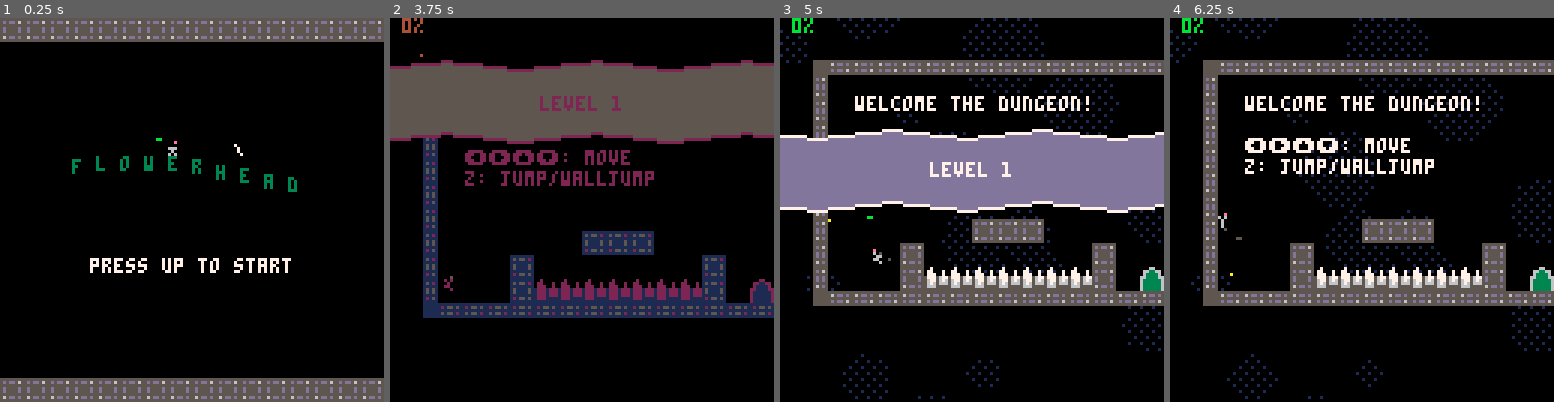
Above: before the commit, frames 1-4 (left to right).
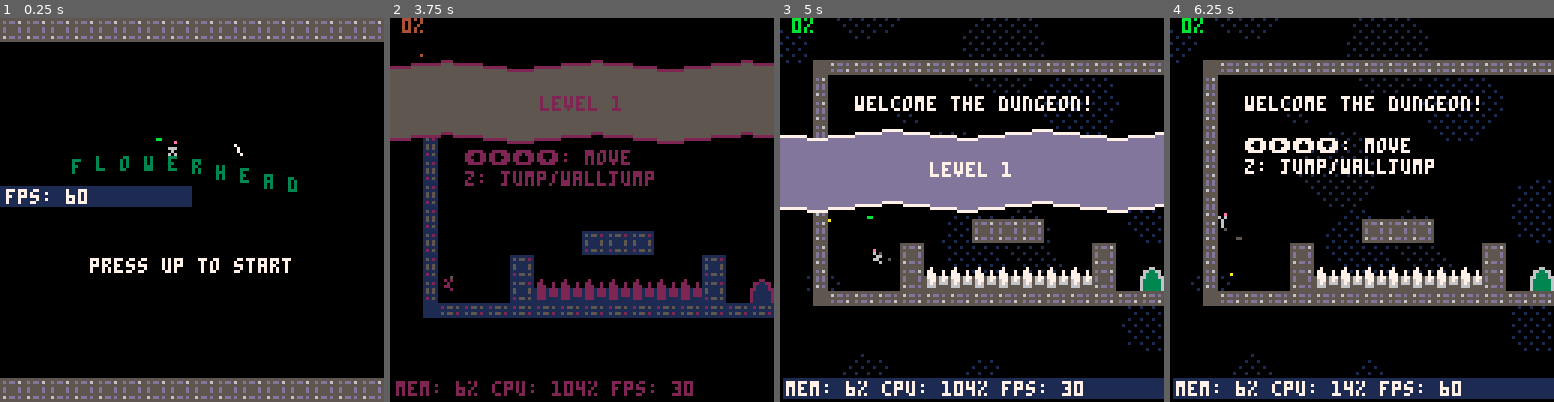
Above: after the commit, the same moments.

Repository: charlietran/flowerhead
Game: PICO-8 cartridge flowerhead.p8
Same seed, same stepped clock (60 frames per second), same inputs: the game is played once before the commit and once after it.
Inputs:
- Up to frame 1 (0.25 s): no input
- Up to frame 2 (3.75 s): tap O (Z key) at 0.33, 0.7, 1.43, 2.22, 3.1 s; tap X (X key) at 1.07, 2.07, 2.4, 2.73, 3.07, 3.4, 3.73 s; hold Left 1.97-2.37 s; hold Right 2.87-3.53 s; hold Up from 3.58 s (still down)
- Up to frame 3 (5 s): tap O (Z key) at 3.98, 4.87 s; tap X (X key) at 4.07, 4.4, 4.73 s; release Up at 4.08 s; hold Right 4.13-4.53 s
- Up to frame 4 (6.25 s): tap X (X key) every 0.33 s from 5.07 to 6.07 s; hold Left 5.13-5.8 s; tap O (Z key) at 5.75 s; hold Up 5.85-6.18 s; hold Left from 6.23 s (still down)

The runs differ from the first frame. In frame 1, 2.7% of the frame differs, in the area x 0-50%, y 43-50%; in frame 2, 1.0%; in frame 3, 5.3%; in frame 4, 5.3%, in the area x 0-100%, y 93-100%.

Commit message:
Change tile appearance when fully planted

Diff:
--- a/flowerhead.p8
+++ b/flowerhead.p8
@@ -10,7 +10,7 @@
 -- levels, diff progression
 -- enemies
 
-debug=false
+debug=true
 
 function _init()
 	-- how many pixels per frame
@@ -1090,8 +1090,8 @@
 
 function iswall(tile)
  --we know our tile sprites
- --our stored in slots 1-7
- return tile>=1 and tile<=7
+ --our stored in slots 1-10
+ return tile>=1 and tile<=15
 end
 
 function is_spike(tile)
@@ -1143,10 +1143,11 @@
 --grass objects-----------------
 --------------------------------
 grasses={
-	map={},
-	t=0,
-	anim=0,
-	sp=16
+  map={},
+  tiles={},
+  t=0,
+  anim=0,
+  sp=16
 }
 
 function grasses.update(g)
@@ -1172,8 +1173,8 @@
 end
 
 function grasses.plant(x,y)
-	local x=flr(x)
-	local y=flr(y)
+	local x,cx=flr(x),flr(x/8)
+	local y,cy=flr(y),flr(y/8)
 	-- start a new grass map row
 	-- if necessary
 	grasses.map[y]=grasses.map[y] or {}
@@ -1182,15 +1183,26 @@
 	if(grasses.map[y][x]) return false
 
 	local tile1,tile2
-	tile1=mget(x/8,y/8)
-	tile2=mget(x/8,(y+2)/8)
+	tile1=mget(cx,cy)
+	tile2=mget(cx,cy+1)
 
 	-- insert one of four possible
 	-- flower types
 	if is_plantable(tile1,tile2) then
 		levels.current.planted+=1
 		grasses.map[y][x]=flr(rnd(4))
-	end
+    grasses.updatetile(cx,cy+1)
+	end
+end
+
+function grasses.updatetile(cx,cy)
+  grasses.tiles[cy]=grasses.tiles[cy] or {}
+  grasses.tiles[cy][cx]=grasses.tiles[cy][cx] or 0
+  grasses.tiles[cy][cx]+=1
+  if grasses.tiles[cy][cx]==8 then
+    ot=mget(cx,cy)
+    mset(cx,cy,ot+9)
+  end
 end
 
 function is_plantable(tile1,tile2)
@@ -1639,14 +1651,14 @@
 end
 
 __gfx__
-00000000555555550005555555555555555550000000000055555000000555550000000000000000000000000000000000000000000000000000000000000000
-000000005d5dd5650005d565565dd5d55d5650000000000055555000000555550000000000000000000000000000000000000000000000000000000000000000
-00700700555555550005555555555555555550000000000055555000000555550000000000000000000000000000000000000000000000000000000000000000
-000770005d5555d50005d5d55d5dd5655d5d50005555555555555000000555550005555555555000000000000000000000000000000000000000000000000000
-000770005d5555d50005d5d5555555555d5d5000565dd5d555555000000555550005555555555000000000000000000000000000000000000000000000000000
-00700700555555550005555500000000555550005555555500000000000000000005555555555000000000000000000000000000000000000000000000000000
-00000000565dd5d5000565d500000000565d50005d5dd56500000000000000000005555555555000000000000000000000000000000000000000000000000000
-00000000555555550005555500000000555550005555555500000000000000000005555555555000000000000000000000000000000000000000000000000000
+00000000555555550005555555555555555550000000000055555000000555550000000000000000333333330000000033333333000000000000000000000000
+000000005d5dd5650005d565565dd5d55d5650000000000055555000000555550000000000000000333333330000000033333333000000000000000000000000
+00700700555555550005555555555555555550000000000055555000000555550000000000000000333333330000000035535333000000000000000000000000
+000770005d5555d50005d5d55d5dd5655d5d5000555555555555500000055555000555555555500033333333000000003d5dd535000000000000000000000000
+000770005d5555d50005d5d5555555555d5d5000565dd5d555555000000555550005555555555000333335330000000055555555000000000000000000000000
+00700700555555550005555500000000555550005555555500000000000000000005555555555000335535350000000000000000000000000000000000000000
+00000000565dd5d5000565d500000000565d50005d5dd56500000000000000000005555555555000535dd5d50000000000000000000000000000000000000000
+00000000555555550005555500000000555550005555555500000000000000000005555555555000555555550000000000000000000000000000000000000000
 0300700800a0000000b0000008888888000100000111000000000010000000000000000000000000000000000000000000000000000000000000000000000000
 0b00300b0030000004004b0408888888000110000101100000000110000000000000000000000000000000000000000000000000000000000000000000000000
 300700800a00000000000000b8888888000010000110100000001100111000000000000000000000000000000000000000000000000000000000000000000000
@@ -1655,14 +1667,14 @@
 0b00300b003000000b0b000008888888111110100001100000001110010110000000000000000000000000000000000000000000000000000000000000000000
 0000000000000000b000b00008888888001100000011110000001100001111000000000000000000000000000000000000000000000000000000000000000000
 00000000000000000400400008888888011111100111111000011110011111100000000000000000000000000000000000000000000000000000000000000000
-ddddddddcd1d1d1c0000000000666600000660000000000000000000000000000000000000000000000000000000000000000000000000000000000000000000
-ddddddddd11111118888888806666660066336600000000000000000000000000000000000000000000000000000000000000000000000000000000000000000
-dddddddd1111111d8888888806444460063333600000000000000000000000000000000000000000000000000000000000000000000000000000000000000000
-ddddddddd11111118888888866444466663333660000000000000000000000000000000000000000000000000000000000000000000000000000000000000000
-dddddddd1111111d8888888864444446633333360000000000000000000000000000000000000000000000000000000000000000000000000000000000000000
-ddddddddd11111118888888864444a46633333360000000000000000000000000000000000000000000000000000000000000000000000000000000000000000
-dddddddd1111111d8888888864444446633333360000000000000000000000000000000000000000000000000000000000000000000000000000000000000000
-ddddddddc1d1d1dc8888888864444446633333360000000000000000000000000000000000000000000000000000000000000000000000000000000000000000
+dddddddd33b3333b0000000000666600000660000000000000000000000000000000000000000000000000000000000000000000000000000000000000000000
+dddddddd33333b338888888806666660066336600000000000000000000000000000000000000000000000000000000000000000000000000000000000000000
+dddddddd3b33b3338888888806444460063333600000000000000000000000000000000000000000000000000000000000000000000000000000000000000000
+dddddddd3d3333338888888866444466663333660000000000000000000000000000000000000000000000000000000000000000000000000000000000000000
+dddddddd5d3535d38888888864444446633333360000000000000000000000000000000000000000000000000000000000000000000000000000000000000000
+dddddddd553555558888888864444a46633333360000000000000000000000000000000000000000000000000000000000000000000000000000000000000000
+dddddddd563dd5d58888888864444446633333360000000000000000000000000000000000000000000000000000000000000000000000000000000000000000
+dddddddd555555558888888864444446633333360000000000000000000000000000000000000000000000000000000000000000000000000000000000000000
 00700000000000000000000000000000000000000000000000000000000000000000000000000000000000000000000000000000000000000000000000000000
 07700070000000000000000000000000000000000000000000000000000000000000000000000000000000000000000000000000000000000000000000000000
 07770070000000000000000000000000000000000000000000000000000000000000000000000000000000000000000000000000000000000000000000000000
